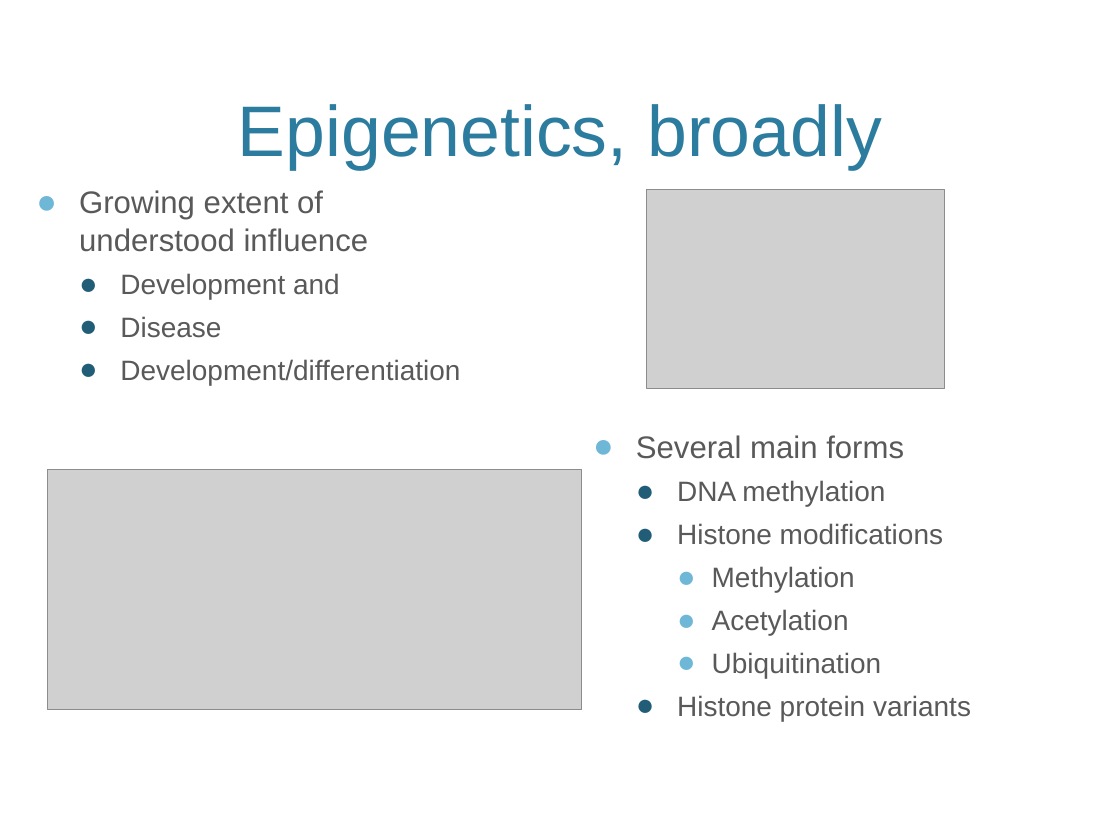
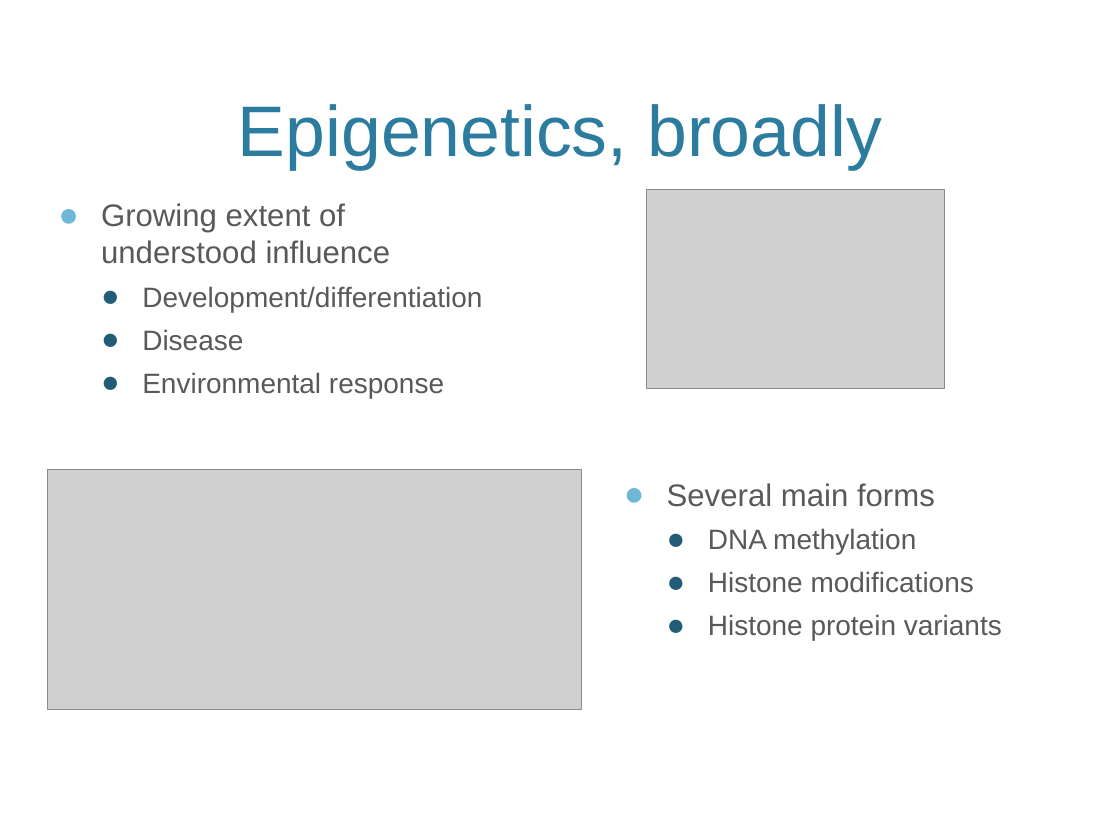
Before and after one commit to vreuter/jekeal, a slide deck: slide 5 of KipnisLabMeeting_2017-03-13.pptx. Drawn at 1120x840 pixels with LibreOffice and Linux fonts; fonts in the diff are those of the drawing; grey boxes stand for pictures; background and template pictures are left out. Boxes give left, top, right and bottom in pixels: in the first picture for what was removed or moved away, otherwise in the second. Text is boxed around its words. In the diff, an @@ line names an element or a change of style, - is before the commit and + after.

```diff
--- a/KipnisLabMeeting_2017-03-13.pptx
+++ b/KipnisLabMeeting_2017-03-13.pptx
@@ text "Growing extent of understood influence" moved from (x1=79, y1=190, x2=460, y2=385) to (x1=101, y1=203, x2=482, y2=398) @@
@@ text at (x1=142, y1=286, x2=482, y2=312): text changed @@
-  ● Development and
+  ● Development/differentiation
@@ text at (x1=142, y1=372, x2=444, y2=398): text changed @@
-  ● Development/differentiation
+  ● Environmental response
@@ text "Several main forms" moved from (x1=636, y1=435, x2=971, y2=721) to (x1=667, y1=483, x2=1002, y2=640) @@
@@ text at (x1=712, y1=566, x2=882, y2=678): paragraphs removed @@
-    ● Methylation
-    ● Acetylation
-    ● Ubiquitination
```
Also in this commit, not shown: 10 other slides changed, 2 slides added, 1 slide removed, 1 other file.
